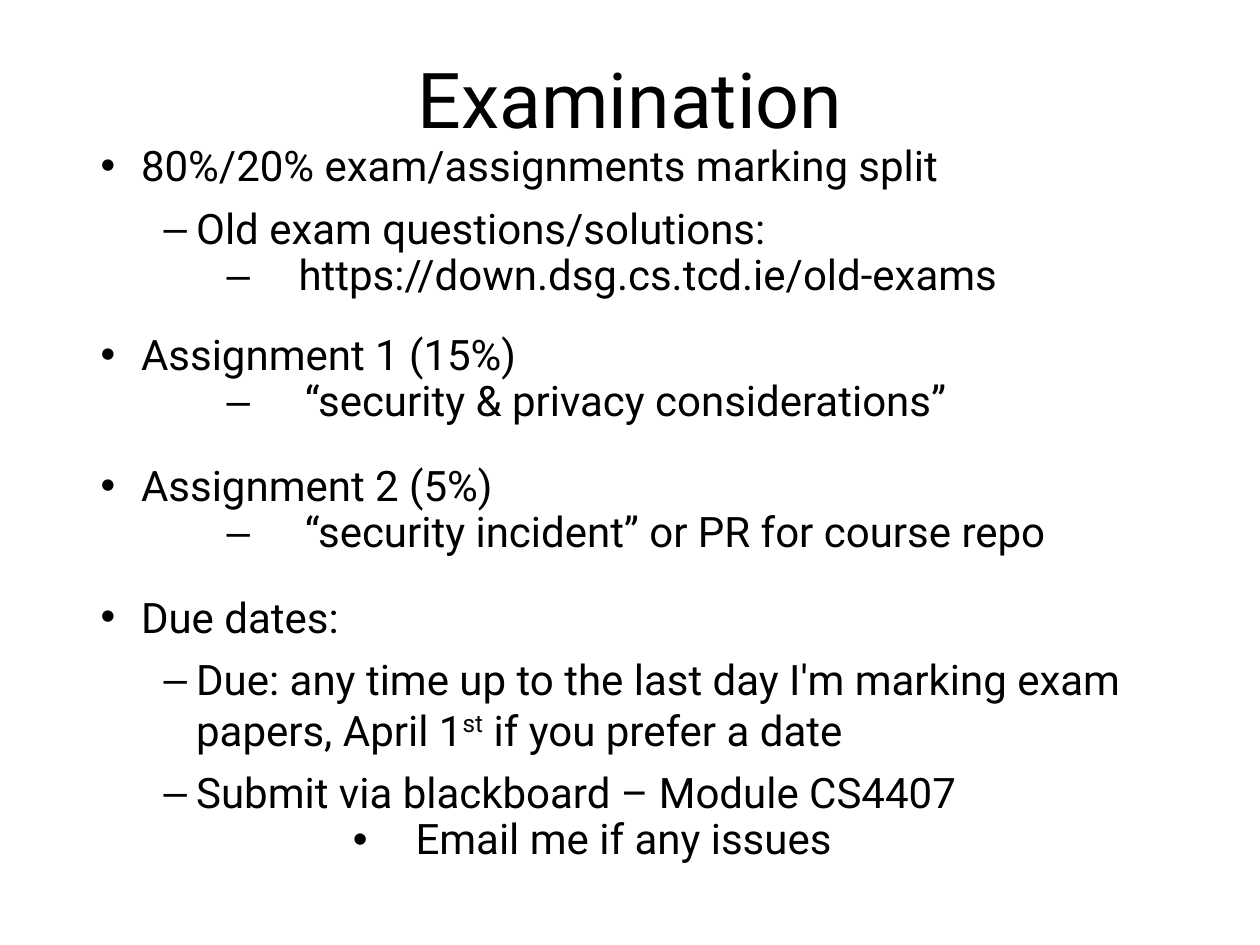
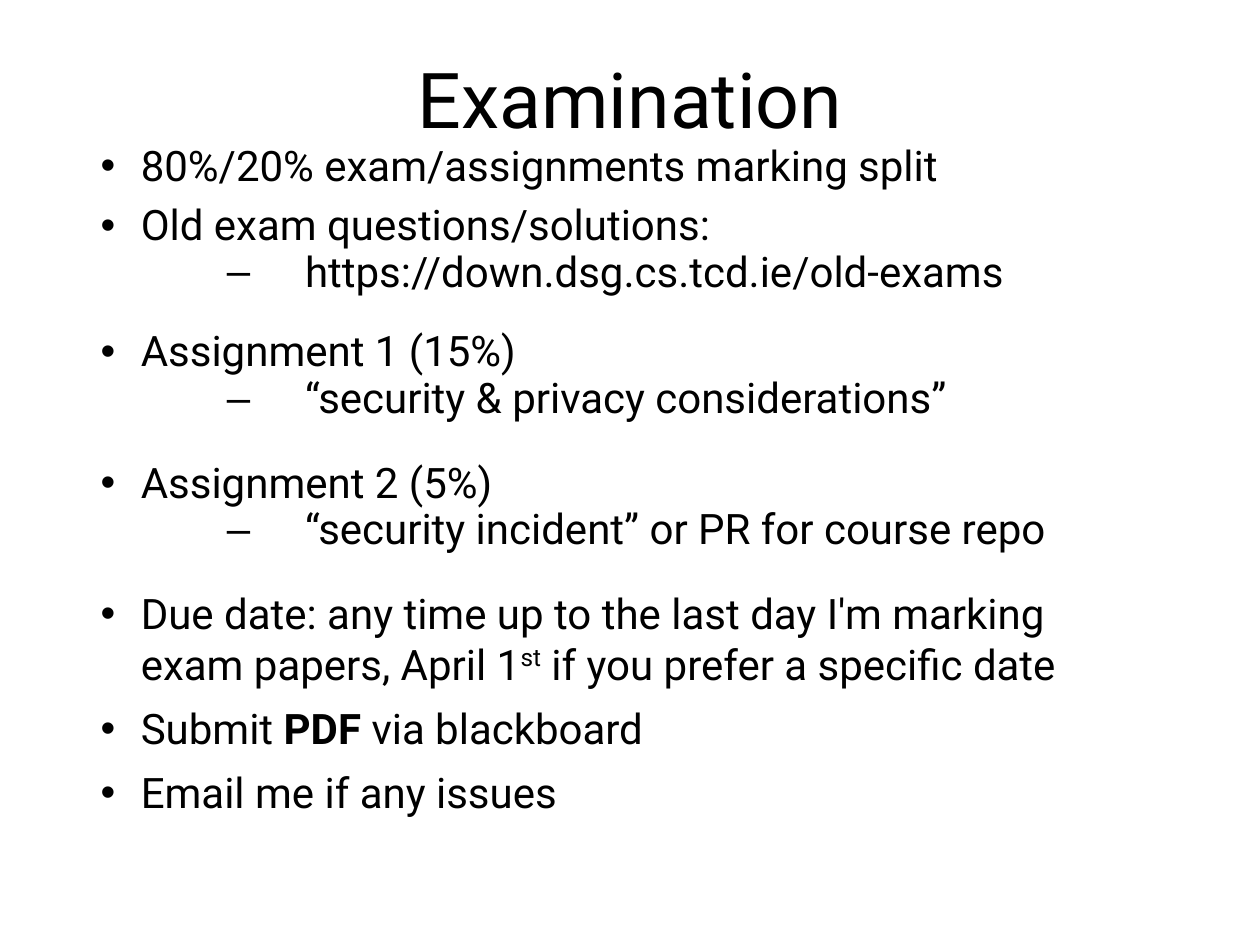
Before and after one commit to sftcd/cs7053, a slide deck: slide 3 of 2016lectures/00-quick-intro.ppt. Drawn at 1260x945 pixels with LibreOffice and Linux fonts; fonts in the diff are those of the drawing. Boxes give left, top, right and bottom in pixels: in the first picture for what was removed or moved away, otherwise in the second. Text is boxed around its words. In the diff, an @@ line names an element or a change of style, - is before the commit and + after.

```diff
--- a/2016lectures/00-quick-intro.ppt
+++ b/2016lectures/00-quick-intro.ppt
@@ text at [141,149,1046,817]: bullet – to •; list level 2 to 1 in "Old exam questions/solutions:"; line spacing 1 to 0.9; indent changed; list level 3 to 1 in "Email me if any issues"; line spacing 0.93 to 1 @@
@@ text at [141,597,1055,745]: text changed @@
-• Due dates:
-  – Due: any time up to the last day I'm marking exam papers, April 1st if you prefer a date
-  – Submit via blackboard – Module CS4407
+• Due date: any time up to the last day I'm marking exam papers, April 1st if you prefer a specific date
+• Submit PDF via blackboard
```
Also in this commit, not shown: 3 other slides changed, 1 slide added, 6 other files.
